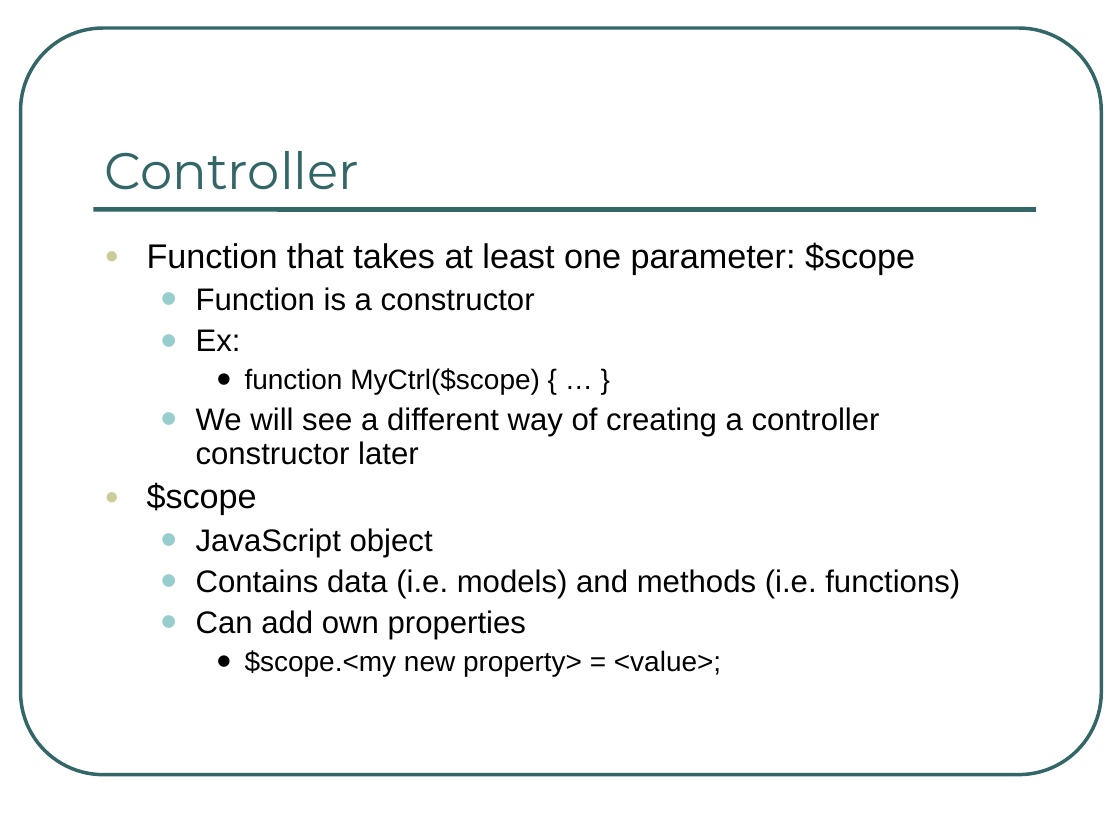
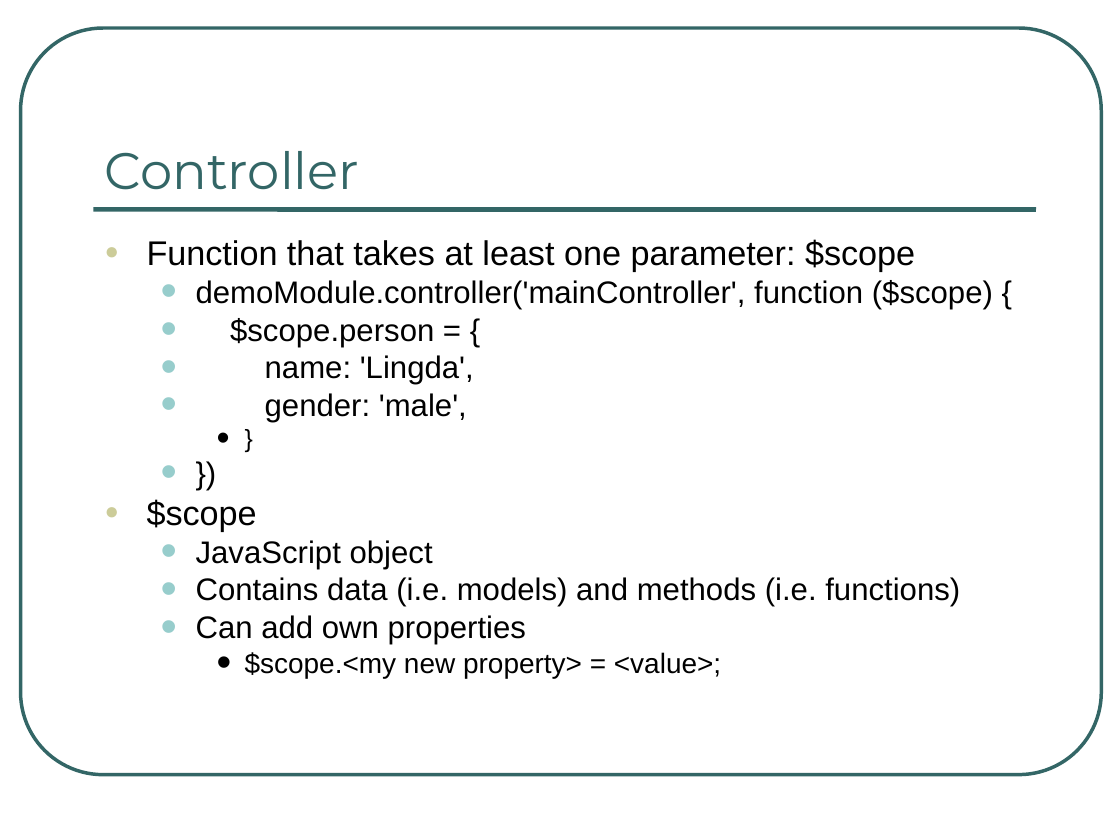
Before and after one commit to darlingtld/AngularJSTS, a slide deck: slide 7 of AngularJS_techshare.ppt (slide 11 before the commit). Drawn at 1120x840 pixels with LibreOffice and Linux fonts; fonts in the diff are those of the drawing. Boxes give left, top, right and bottom in pixels: in the first picture for what was removed or moved away, otherwise in the second. Text is boxed around its words. In the diff, an @@ line names an element or a change of style, - is before the commit and + after.

```diff
--- a/AngularJS_techshare.ppt
+++ b/AngularJS_techshare.ppt
@@ text at [147, 239, 960, 678]: line spacing 0.9 to 0.8 @@
@@ text at [196, 280, 993, 422]: text changed @@
-  • Function is a constructor
-  • Ex:
-    • function MyCtrl($scope) { … }
-  • We will see a different way of creating a controller constructor later
+  • demoModule.controller('mainController', function ($scope) {
+  • $scope.person = {
+  • name: 'Lingda',
+  • gender: 'male',
+    • }
+  • })
```
Also in this commit, not shown: 2 other slides changed, 3 slides added, 7 slides removed, 3 other files.
